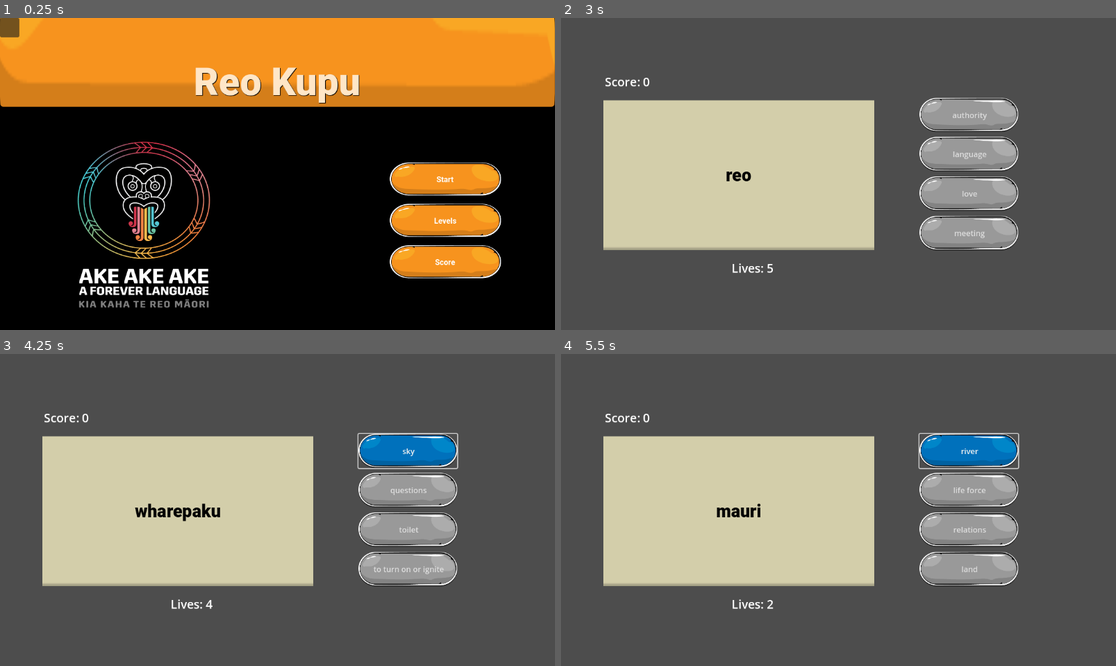
Above: before the commit, frames 1-4 (two rows, left to right).
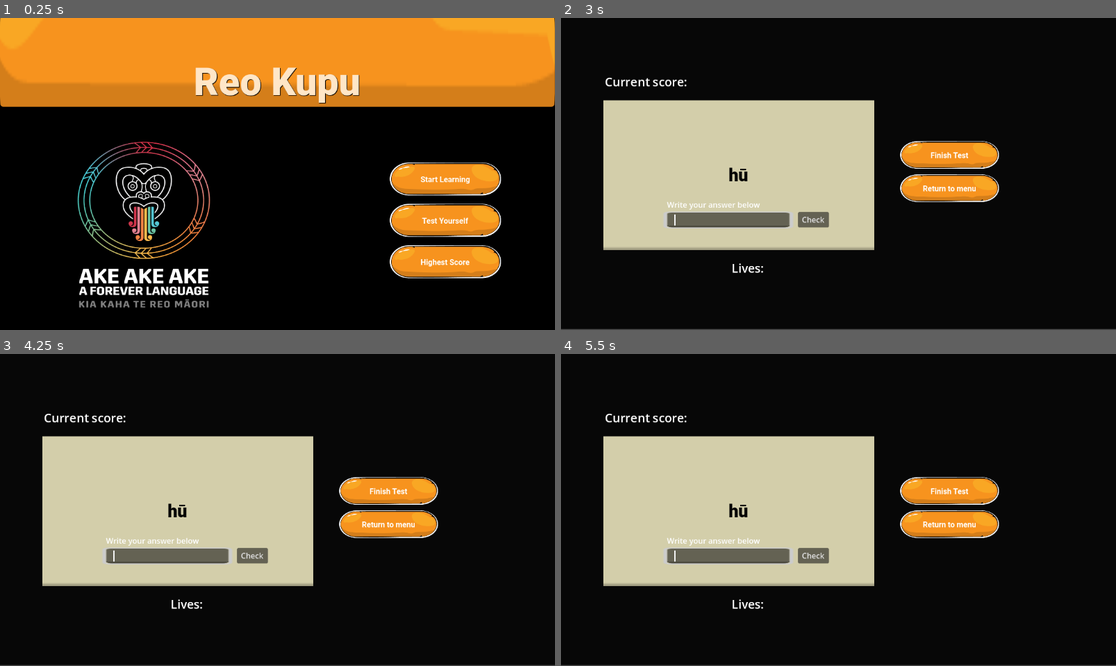
Above: after the commit, the same moments.

Repository: miss-manu/Flashcards-TeReo
Game: Godot game, scene res://Scenes/menu_ui.tscn
The game is run twice, just before and just after one commit, with the same random seed, the same clock (stepped at 60 frames per second) and the same inputs.
Inputs (mouse positions are in pixels of both pictures, inside the frame that each line leads up to):
- Up to frame 1 (0.25 s): no input
- Up to frame 2 (3 s): click (1005, 220) at 0.5 s, where only the run before the commit has a clickable "Levels"; click (1005, 220) at 1.25 s, where only the run after the commit has a clickable "Test Yourself"; click "Score" (after the commit: "Highest Score") at 2 s; click (1005, 180) at 2.75 s, where only the run before the commit has a clickable "Start"
- Up to frame 3 (4.25 s): click (405, 450) at 3.5 s, where only the run before the commit has a clickable "authority"
- Up to frame 4 (5.5 s): click (966, 450) at 4.25 s, where only the run before the commit has a clickable "sky"; click (966, 450) at 5 s, where only the run before the commit has a clickable "big"

The runs differ from the first frame. In frame 1, 0.6% of the frame differs, in the area x 0-85%, y 0-80%; in frame 2, 78%; in frame 3, 78%, in the area x 0-100%, y 0-100%; in frame 4, 78%.

Commit message:
Created kupu manager
Added kupu manager

Diff:
--- a/Scenes/game_ui.tscn
+++ b/Scenes/game_ui.tscn
@@ -1,17 +1,20 @@
-[gd_scene load_steps=11 format=3 uid="uid://cjg8c8ljqbiod"]
+[gd_scene load_steps=13 format=3 uid="uid://cjg8c8ljqbiod"]
 
-[ext_resource type="Script" path="res://Scripts/game_ui.gd" id="1_ffqku"]
+[ext_resource type="Script" uid="uid://c5a2hu47tmbd8" path="res://Scripts/game_ui.gd" id="1_ffqku"]
 [ext_resource type="FontFile" uid="uid://cbh4o7uvh08ww" path="res://UI/Font/Roboto-Black.ttf" id="2_ew2xq"]
 [ext_resource type="Texture2D" uid="uid://6pyyv0qj0mri" path="res://UI/GUI/Gen UI/UI_WINDOW (1).png" id="3_1dylo"]
 [ext_resource type="Texture2D" uid="uid://dhjdhbfwnyaab" path="res://UI/GUI/Buttons/BTN_GRAY_RECT_OUT.png" id="3_feu15"]
 [ext_resource type="Texture2D" uid="uid://bjyq26bquntlu" path="res://UI/GUI/Buttons/BTN_BLUE_RECT_OUT.png" id="4_sdpab"]
 [ext_resource type="Texture2D" uid="uid://d3e27wbumdvqt" path="res://UI/GUI/Buttons/BTN_BLUE_RECT_IN.png" id="5_wnmy0"]
 
+[sub_resource type="CanvasItemMaterial" id="CanvasItemMaterial_1t2s1"]
+
+[sub_resource type="StyleBoxFlat" id="StyleBoxFlat_3t1kc"]
+bg_color = Color(0.0295066, 0.0295066, 0.0295065, 1)
+corner_detail = 1
+
 [sub_resource type="StyleBoxTexture" id="StyleBoxTexture_785wn"]
 texture = ExtResource("3_1dylo")
-
-[sub_resource type="StyleBoxTexture" id="StyleBoxTexture_dpn4j"]
-texture = ExtResource("3_feu15")
 
 [sub_resource type="StyleBoxTexture" id="StyleBoxTexture_ofbnu"]
 texture = ExtResource("4_sdpab")
@@ -19,7 +22,11 @@
 [sub_resource type="StyleBoxTexture" id="StyleBoxTexture_wyk10"]
 texture = ExtResource("5_wnmy0")
 
+[sub_resource type="StyleBoxTexture" id="StyleBoxTexture_dpn4j"]
+texture = ExtResource("3_feu15")
+
 [node name="GameUI" type="Control"]
+material = SubResource("CanvasItemMaterial_1t2s1")
 layout_mode = 3
 anchors_preset = 15
 anchor_right = 1.0
@@ -27,6 +34,12 @@
 grow_horizontal = 2
 grow_vertical = 2
 script = ExtResource("1_ffqku")
+
+[node name="Panel" type="Panel" parent="."]
+layout_mode = 0
+offset_right = 1154.0
+offset_bottom = 646.0
+theme_override_styles/panel = SubResource("StyleBoxFlat_3t1kc")
 
 [node name="ScoreLabel" type="Label" parent="."]
 layout_mode = 1
@@ -92,37 +105,45 @@
 [node name="Answer1_btn" type="Button" parent="ButtonContainer"]
 layout_mode = 2
 size_flags_vertical = 3
-theme_override_styles/normal = SubResource("StyleBoxTexture_dpn4j")
 theme_override_styles/hover = SubResource("StyleBoxTexture_ofbnu")
 theme_override_styles/pressed = SubResource("StyleBoxTexture_wyk10")
+theme_override_styles/normal = SubResource("StyleBoxTexture_dpn4j")
 text = "Answer 1"
 
 [node name="Answer2_btn" type="Button" parent="ButtonContainer"]
 layout_mode = 2
 size_flags_vertical = 3
-theme_override_styles/normal = SubResource("StyleBoxTexture_dpn4j")
 theme_override_styles/hover = SubResource("StyleBoxTexture_ofbnu")
 theme_override_styles/pressed = SubResource("StyleBoxTexture_wyk10")
+theme_override_styles/normal = SubResource("StyleBoxTexture_dpn4j")
 text = "Answer 2"
 metadata/_edit_use_anchors_ = true
 
 [node name="Answer3_btn" type="Button" parent="ButtonContainer"]
 layout_mode = 2
 size_flags_vertical = 3
-theme_override_styles/normal = SubResource("StyleBoxTexture_dpn4j")
 theme_override_styles/hover = SubResource("StyleBoxTexture_ofbnu")
 theme_override_styles/pressed = SubResource("StyleBoxTexture_wyk10")
+theme_override_styles/normal = SubResource("StyleBoxTexture_dpn4j")
 text = "Answer 3"
 metadata/_edit_use_anchors_ = true
 
 [node name="Answer4_btn" type="Button" parent="ButtonContainer"]
 layout_mode = 2
 size_flags_vertical = 3
-theme_override_styles/normal = SubResource("StyleBoxTexture_dpn4j")
 theme_override_styles/hover = SubResource("StyleBoxTexture_ofbnu")
 theme_override_styles/pressed = SubResource("StyleBoxTexture_wyk10")
+theme_override_styles/normal = SubResource("StyleBoxTexture_dpn4j")
 text = "Answer 4"
 metadata/_edit_use_anchors_ = true
+
+[node name="GameOverLabel" type="Label" parent="."]
+layout_mode = 0
+offset_left = 305.0
+offset_top = 239.0
+offset_right = 427.0
+offset_bottom = 262.0
+text = "THis is the label"
 
 [connection signal="pressed" from="ButtonContainer/Answer1_btn" to="." method="_on_answer_1_btn_pressed"]
 [connection signal="pressed" from="ButtonContainer/Answer2_btn" to="." method="_on_answer_2_btn_pressed"]
--- /dev/null
+++ b/Scenes/kupu_test_ui.tscn
@@ -0,0 +1,178 @@
+[gd_scene load_steps=16 format=3 uid="uid://ctu70frtpsfbm"]
+
+[ext_resource type="Script" uid="uid://c08xuxqdc4gyc" path="res://Scripts/kupu_test_ui.gd" id="1_my2vt"]
+[ext_resource type="FontFile" uid="uid://cbh4o7uvh08ww" path="res://UI/Font/Roboto-Black.ttf" id="2_luc31"]
+[ext_resource type="Texture2D" uid="uid://6pyyv0qj0mri" path="res://UI/GUI/Gen UI/UI_WINDOW (1).png" id="3_ulqgi"]
+[ext_resource type="FontFile" uid="uid://cmf81weueq5sl" path="res://UI/Font/Roboto-Bold.ttf" id="4_luc31"]
+[ext_resource type="Texture2D" uid="uid://bnb3kaahmo17q" path="res://UI/GUI/Buttons/BTN_LORANGE_RECT_OUT.png" id="5_ulqgi"]
+[ext_resource type="Texture2D" uid="uid://c06la42ev0t85" path="res://UI/GUI/Buttons/BTN_LORANGE_RECT_IN.png" id="6_edv2g"]
+[ext_resource type="Texture2D" uid="uid://y3a3rf3lqoni" path="res://UI/GUI/Buttons/BTN_ORANGE_RECT_OUT.png" id="7_p73w1"]
+
+[sub_resource type="StyleBoxFlat" id="StyleBoxFlat_my2vt"]
+bg_color = Color(0.0295066, 0.0295066, 0.0295065, 1)
+corner_detail = 1
+
+[sub_resource type="StyleBoxTexture" id="StyleBoxTexture_785wn"]
+texture = ExtResource("3_ulqgi")
+
+[sub_resource type="StyleBoxTexture" id="StyleBoxTexture_8ggex"]
+texture = ExtResource("5_ulqgi")
+
+[sub_resource type="StyleBoxTexture" id="StyleBoxTexture_dek8v"]
+texture = ExtResource("6_edv2g")
+
+[sub_resource type="StyleBoxTexture" id="StyleBoxTexture_ctu0o"]
+texture = ExtResource("7_p73w1")
+
+[sub_resource type="StyleBoxTexture" id="StyleBoxTexture_ixroj"]
+texture = ExtResource("5_ulqgi")
+
+[sub_resource type="StyleBoxTexture" id="StyleBoxTexture_8gx3k"]
+texture = ExtResource("6_edv2g")
+
+[sub_resource type="StyleBoxTexture" id="StyleBoxTexture_jmt7h"]
+texture = ExtResource("7_p73w1")
+
+[node name="Test_UI" type="Control"]
+layout_mode = 3
+anchors_preset = 15
+anchor_right = 1.0
+anchor_bottom = 1.0
+grow_horizontal = 2
+grow_vertical = 2
+script = ExtResource("1_my2vt")
+
+[node name="Panel" type="Panel" parent="."]
+offset_right = 1154.0
+offset_bottom = 646.0
+theme_override_styles/panel = SubResource("StyleBoxFlat_my2vt")
+
+[node name="ScoreLabel" type="Label" parent="."]
+layout_mode = 1
+anchors_preset = 2
+anchor_top = 1.0
+anchor_bottom = 1.0
+offset_left = 91.0
+offset_top = -555.0
+offset_right = 386.0
+offset_bottom = -475.0
+grow_vertical = 0
+theme_override_font_sizes/font_size = 25
+text = "Current score:"
+vertical_alignment = 1
+
+[node name="LivesLabel" type="Label" parent="."]
+layout_mode = 1
+anchors_preset = 2
+anchor_top = 1.0
+anchor_bottom = 1.0
+offset_left = 354.0
+offset_top = -168.0
+offset_right = 649.0
+offset_bottom = -88.0
+grow_vertical = 0
+theme_override_font_sizes/font_size = 25
+text = "Lives:"
+vertical_alignment = 1
+
+[node name="GuessWordLabel" type="Label" parent="."]
+unique_name_in_owner = true
+layout_mode = 1
+anchors_preset = 4
+anchor_top = 0.5
+anchor_bottom = 0.5
+offset_left = 88.0
+offset_top = -153.0
+offset_right = 650.0
+offset_bottom = 158.0
+grow_vertical = 2
+theme_override_colors/font_color = Color(0, 0, 0, 1)
+theme_override_fonts/font = ExtResource("2_luc31")
+theme_override_font_sizes/font_size = 36
+theme_override_styles/normal = SubResource("StyleBoxTexture_785wn")
+text = "Guess Word Display"
+horizontal_alignment = 1
+vertical_alignment = 1
+
+[node name="FeedbackLabel" type="Label" parent="."]
+unique_name_in_owner = true
+layout_mode = 0
+offset_left = 512.0
+offset_top = 176.0
+offset_right = 644.0
+offset_bottom = 199.0
+
+[node name="ButtonContainer" type="VBoxContainer" parent="."]
+layout_mode = 1
+anchors_preset = 6
+anchor_left = 1.0
+anchor_top = 0.5
+anchor_right = 1.0
+anchor_bottom = 0.5
+offset_left = -448.0
+offset_top = -68.0
+offset_right = -243.0
+offset_bottom = 60.0
+grow_horizontal = 0
+grow_vertical = 2
+theme_override_constants/separation = 10
+
+[node name="finish_btn" type="Button" parent="ButtonContainer"]
+layout_mode = 2
+size_flags_vertical = 3
+theme_override_colors/font_hover_color = Color(0.811765, 0.211765, 0.298039, 1)
+theme_override_colors/font_color = Color(1, 1, 1, 1)
+theme_override_colors/font_pressed_color = Color(0.968627, 0.576471, 0.117647, 1)
+theme_override_fonts/font = ExtResource("4_luc31")
+theme_override_styles/hover = SubResource("StyleBoxTexture_8ggex")
+theme_override_styles/pressed = SubResource("StyleBoxTexture_dek8v")
+theme_override_styles/normal = SubResource("StyleBoxTexture_ctu0o")
+text = "Finish Test"
+
+[node name="return_btn" type="Button" parent="ButtonContainer"]
+layout_mode = 2
+size_flags_vertical = 3
+theme_override_colors/font_color = Color(1, 1, 1, 1)
+theme_override_fonts/font = ExtResource("4_luc31")
+theme_override_styles/hover = SubResource("StyleBoxTexture_ixroj")
+theme_override_styles/pressed = SubResource("StyleBoxTexture_8gx3k")
+theme_override_styles/normal = SubResource("StyleBoxTexture_jmt7h")
+text = "Return to menu
+"
+
+[node name="GetUserAnswer" type="Label" parent="."]
+layout_mode = 0
+offset_left = 264.0
+offset_top = 376.0
+offset_right = 411.0
+offset_bottom = 399.0
+
+[node name="Label" type="Label" parent="GetUserAnswer"]
+layout_mode = 0
+offset_left = -44.0
+offset_right = 149.0
+offset_bottom = 23.0
+text = "Write your answer below"
+horizontal_alignment = 1
+
+[node name="LineEdit" type="LineEdit" parent="GetUserAnswer"]
+unique_name_in_owner = true
+layout_mode = 0
+offset_left = -44.0
+offset_top = 28.0
+offset_right = 26.0
+offset_bottom = 59.0
+scale = Vector2(3.64, 1)
+max_length = 20
+
+[node name="Button" type="Button" parent="GetUserAnswer"]
+unique_name_in_owner = true
+layout_mode = 0
+offset_left = 228.0
+offset_top = 27.0
+offset_right = 292.0
+offset_bottom = 59.0
+text = "Check"
+
+[connection signal="pressed" from="ButtonContainer/finish_btn" to="." method="_on_finish_btn_pressed"]
+[connection signal="pressed" from="ButtonContainer/return_btn" to="." method="_on_return_btn_pressed"]
--- a/Scenes/menu_ui.tscn
+++ b/Scenes/menu_ui.tscn
@@ -25,14 +25,14 @@
 axis_stretch_horizontal = 2
 axis_stretch_vertical = 2
 
-[sub_resource type="StyleBoxTexture" id="StyleBoxTexture_m8eyo"]
-texture = ExtResource("2_un0yd")
-
 [sub_resource type="StyleBoxTexture" id="StyleBoxTexture_3iu3s"]
 texture = ExtResource("3_rffbo")
 
 [sub_resource type="StyleBoxTexture" id="StyleBoxTexture_n55h8"]
 texture = ExtResource("4_2bv30")
+
+[sub_resource type="StyleBoxTexture" id="StyleBoxTexture_m8eyo"]
+texture = ExtResource("2_un0yd")
 
 [node name="menu_ui" type="Control"]
 layout_mode = 3
@@ -44,6 +44,7 @@
 script = ExtResource("1_ma8at")
 
 [node name="main_panel" type="Panel" parent="."]
+unique_name_in_owner = true
 layout_mode = 1
 anchors_preset = 15
 anchor_right = 1.0
@@ -94,27 +95,27 @@
 theme_override_constants/separation = 15
 alignment = 1
 
-[node name="start_btn" type="Button" parent="main_panel/ButtonsContainer"]
+[node name="learning_btn" type="Button" parent="main_panel/ButtonsContainer"]
 layout_mode = 2
 size_flags_vertical = 3
+theme_override_colors/font_hover_color = Color(0.811765, 0.211765, 0.298039, 1)
 theme_override_colors/font_color = Color(1, 1, 1, 1)
 theme_override_colors/font_pressed_color = Color(0.968627, 0.576471, 0.117647, 1)
-theme_override_colors/font_hover_color = Color(0.811765, 0.211765, 0.298039, 1)
 theme_override_fonts/font = ExtResource("4_8hf4x")
-theme_override_styles/normal = SubResource("StyleBoxTexture_m8eyo")
 theme_override_styles/hover = SubResource("StyleBoxTexture_3iu3s")
 theme_override_styles/pressed = SubResource("StyleBoxTexture_n55h8")
-text = "Start"
+theme_override_styles/normal = SubResource("StyleBoxTexture_m8eyo")
+text = "Start Learning"
 
-[node name="levels_btn" type="Button" parent="main_panel/ButtonsContainer"]
+[node name="testing_btn" type="Button" parent="main_panel/ButtonsContainer"]
 layout_mode = 2
 size_flags_vertical = 3
 theme_override_colors/font_color = Color(1, 1, 1, 1)
 theme_override_fonts/font = ExtResource("4_8hf4x")
-theme_override_styles/normal = SubResource("StyleBoxTexture_m8eyo")
 theme_override_styles/hover = SubResource("StyleBoxTexture_3iu3s")
 theme_override_styles/pressed = SubResource("StyleBoxTexture_n55h8")
-text = "Levels
+theme_override_styles/normal = SubResource("StyleBoxTexture_m8eyo")
+text = "Test Yourself
 "
 
 [node name="score_btn" type="Button" parent="main_panel/ButtonsContainer"]
@@ -122,16 +123,11 @@
 size_flags_vertical = 3
 theme_override_colors/font_color = Color(1, 1, 1, 1)
 theme_override_fonts/font = ExtResource("4_8hf4x")
-theme_override_styles/normal = SubResource("StyleBoxTexture_m8eyo")
 theme_override_styles/hover = SubResource("StyleBoxTexture_3iu3s")
 theme_override_styles/pressed = SubResource("StyleBoxTexture_n55h8")
-text = "Score"
+theme_override_styles/normal = SubResource("StyleBoxTexture_m8eyo")
+text = "Highest Score"
 
-[node name="levels_panel" type="Panel" parent="."]
-layout_mode = 0
-offset_right = 40.0
-offset_bottom = 40.0
-
-[connection signal="pressed" from="main_panel/ButtonsContainer/start_btn" to="." method="_on_start_btn_pressed"]
-[connection signal="pressed" from="main_panel/ButtonsContainer/levels_btn" to="." method="_on_levels_btn_pressed"]
+[connection signal="pressed" from="main_panel/ButtonsContainer/learning_btn" to="." method="_on_learning_btn_pressed"]
+[connection signal="pressed" from="main_panel/ButtonsContainer/testing_btn" to="." method="_on_testing_btn_pressed"]
 [connection signal="pressed" from="main_panel/ButtonsContainer/score_btn" to="." method="_on_score_btn_pressed"]
--- a/Scripts/game_ui.gd
+++ b/Scripts/game_ui.gd
@@ -5,70 +5,31 @@
 @onready var answer_option3 = $ButtonContainer/Answer3_btn
 @onready var answer_option4 = $ButtonContainer/Answer4_btn
 @onready var guess_word = $GuessWordLabel
+@onready var game_over_label = $GameOverLabel
 
-var words = {}
-var current_word = ""
-var correct_translation = ""
+#var words = {}
+#var current_word = ""
+#var correct_translation = ""
 var score = 0
-var incorrect_guesses = 5
+var incorrect_guess_count = 5
+var max_incorrect = 5
 
 # Called when the node enters the scene tree for the first time
 func _ready():
-	load_words_from_file("res://tereokupu.txt")
+	#load_words_from_file("res://tereokupu.txt")
 	set_new_word()
 	update_score()
-
-func load_words_from_file(file_path):
-	var file = FileAccess.open(file_path, FileAccess.READ)
-
-	if file:
-		while not file.eof_reached():
-			var line = file.get_line()
-			var parts = line.split(",")
-
-			if parts.size() == 2:
-				words[parts[0]] = parts[1]
-
-		file.close()
+#	game_over_label.is_visible = false
 
 func set_new_word():
-	var keys = words.keys()
-	current_word = keys[randi() % keys.size()]
-	correct_translation = words[current_word]
-
-	#styleBox.set("bg_color", Color(0.807, 0.807, 0.797))
-	guess_word.text = current_word
-
-	 # Shuffle all words and pick incorrect options from them
-	var shuffled_words = words.values()
-	shuffled_words.shuffle()
-
-	# Create a shuffled list of translation options
-	var options = [correct_translation]
-
-	# Collect additional incorrect options
-	var incorrect_options = []
-	for word in shuffled_words:
-		if word != correct_translation:
-			incorrect_options.append(word)
-			if incorrect_options.size() >= 3:
-				break
-
-	# Add incorrect options to the list, then clear wrong answers
-	options += incorrect_options
-	incorrect_options.clear()
-
-	options.shuffle()
-
-	# Assign answer options to buttons
-	answer_option1.text = options[0]
-	answer_option2.text = options[1]
-	answer_option3.text = options[2]
-	answer_option4.text = options[3]
+	if incorrect_guess_count >= max_incorrect:
+#		end_quiz()
+		return
+	pass
 
 func update_score():
 	$ScoreLabel.text = "Score: %d" % score
-	$LivesLabel.text = "Lives: %d" % incorrect_guesses
+	$LivesLabel.text = "Lives: %d/%d" % [incorrect_guess_count,max_incorrect]
 
 func _on_answer_1_btn_pressed():
 	check_answer(answer_option1.text)
@@ -83,21 +44,29 @@
 	check_answer(answer_option4.text)
 
 func check_answer(selected_text):
-	if selected_text == correct_translation:
+	#if selected_text == correct_translation:
 		# play a correct tune OR highlight green
 		#styleBox.set("bg_color", Color(0.0, 0.961, 0.157))
-		score += 1
+		#score += 1
 		# add to a 'fill the stars' bar and then progress up a level?
-	else:
+	#else:
 		# lose lives?
-		incorrect_guesses -= 1
-		to_try_again(correct_translation)
+		#incorrect_guess_count -= 1
+		#to_try_again(correct_translation)
 
-	set_new_word()
-	update_score()
+	#set_new_word()
+	#update_score()
+	pass
 
 func to_try_again(incorrect_options):
 	var incorrect_answers = []
 	incorrect_answers.append(incorrect_options)
 
 	print(incorrect_answers)
+
+#func end_quiz():
+#	game_over_label.is_visible = true
+#	game_over_label.text = "Quiz Over!"
+#	$Option1.hide()
+#	$Option2.hide()
+#	$Option3.hide()
--- /dev/null
+++ b/Scripts/kupu_manager.gd
@@ -0,0 +1,63 @@
+#kupu_manager.gd
+extends Node
+
+var vocabulary = {}
+var current_word = ""
+var correct_translation = ""
+
+func _ready() -> void:
+	# Load vocabulary when this singleton is ready
+	load_words_from_file("res://tereokupu.txt")
+	print("KupuManager: Vocabulary loaded and ready!")
+
+func load_words_from_file(file_path):
+	var file = FileAccess.open(file_path, FileAccess.READ)
+
+	if file:
+		while not file.eof_reached():
+			var line = file.get_line()
+			var parts = line.split(",")
+
+			if parts.size() == 2:
+				vocabulary[parts[0]] = parts[1]
+
+		file.close()
+		print("KupuManager: Total words loaded: ", vocabulary.size())
+	else:
+		printerr("KupuManager Error: Could not open file ", file_path) # Use printerr for errors!
+		printerr("Check if 'tereokupu.txt' is in your project root or adjust the path.")
+
+
+# --- Helper functions for your game scenes ---
+func get_random_maori_word() -> String:
+	if vocabulary.is_empty():
+		printerr("KupuManager Error: Vocabulary is empty!")
+		return ""
+	var words = vocabulary.keys()
+	return words[randi() % words.size()]
+
+
+func get_english_translation(maori_word: String) -> String:
+	return vocabulary.get(maori_word, "") # Returns "" if word not found
+
+
+func check_answer(maori_word: String, user_input: String) -> bool:
+	var correct_answer = get_english_translation(maori_word)
+	return user_input.strip_edges().to_lower() == correct_answer.strip_edges().to_lower()
+
+
+func get_random_english_word() -> String:
+	if vocabulary.is_empty():
+		printerr("KupuManager Error: Vocabulary is empty!")
+		return ""
+	var words = vocabulary.values() # Get a list of all English words
+	return words[randi() % words.size()]
+
+
+func get_maori_translation(english_word: String) -> String:
+	# Correct GDScript syntax for iterating dictionary key-value pairs
+	for maori in vocabulary: # 'maori' will be the key (Maori word)
+		var english = vocabulary[maori] # Get the value (English translation) using the key
+		if english == english_word:
+			return maori
+	return "" # Not found
--- /dev/null
+++ b/Scripts/kupu_test_ui.gd
@@ -0,0 +1,61 @@
+# In kupu_test_ui.gd
+extends Control
+
+@onready var question_label = %GuessWordLabel # To display the Maori word
+@onready var feedback_label = %FeedbackLabel # To show "Correct!" or "Incorrect!"
+
+@onready var answer_line_edit = %LineEdit
+@onready var submit_answer_button = %Button
+
+# Assuming KupuManager is set up as an AutoLoad
+var current_maori_word = "" # To keep track of the word currently being tested
+
+func _ready():
+	# Connect signals
+	if answer_line_edit:
+		answer_line_edit.text_submitted.connect(_on_submit_answer)
+	if submit_answer_button:
+		submit_answer_button.pressed.connect(_on_submit_answer)
+
+	# Initialize feedback label
+	feedback_label.visible = false # Start with feedback hidden
+
+	# Display the first word
+	_display_new_word()
+
+func _display_new_word():
+	current_maori_word = KupuManager.get_random_maori_word()
+	question_label.text = current_maori_word # Display the Maori word for translation
+	answer_line_edit.clear()
+	answer_line_edit.grab_focus()
+	feedback_label.visible = false # Hide previous feedback
+
+	print("Current word to translate: ", current_maori_word)
+
+func _on_submit_answer():
+	var user_input = answer_line_edit.text
+	var is_correct = KupuManager.check_answer(current_maori_word, user_input)
+
+	feedback_label.visible = true # Show the feedback label
+
+	if is_correct:
+		feedback_label.text = "Tika! (" + current_maori_word.capitalize() + " means " + KupuManager.get_english_translation(current_maori_word).capitalize() + ")"
+		feedback_label.modulate = Color("00ff00") # Green color for correct
+		await get_tree().create_timer(1.5).timeout # Wait for 1.5 seconds
+		_display_new_word() # Move to the next word
+	else:
+		feedback_label.text = "Hē! Try again. (" + KupuManager.get_english_translation(current_maori_word).capitalize() + ")" # Give a hint
+		feedback_label.modulate = Color("ff0000") # Red color for incorrect
+		answer_line_edit.clear()
+		answer_line_edit.grab_focus()
+
+
+func _on_finish_btn_pressed() -> void:
+	pass # Replace with function body.
+
+
+func _on_return_btn_pressed() -> void:
+	queue_free() # Removes this test_ui scene from its parent
+	# And then you might need to tell the parent to show its elements again
+	get_parent().main_menu_ui.show() # Replace with function body.
+	print("GAME UI scene UNloaded")
--- a/Scripts/menu_ui.gd
+++ b/Scripts/menu_ui.gd
@@ -1,5 +1,7 @@
+#menu_ui.gd
 extends Control
 
+@onready var main_menu_ui = %main_panel
 
 # Called when the node enters the scene tree for the first time.
 func _ready():
@@ -7,17 +9,20 @@
 
 
 # Called every frame. 'delta' is the elapsed time since the previous frame.
-func _process(delta):
+func _process(_delta):
 	pass
 
 
-func _on_start_btn_pressed():
-	get_tree().change_scene_to_file("res://Scenes/game_ui.tscn")
+func _on_learning_btn_pressed() -> void:
+	var test_screen = load("res://Scenes/kupu_test_ui.tscn").instantiate()
+	add_child(test_screen)
+	main_menu_ui.hide()  # Hide the menu content
+	print("GAME UI scene loaded")
 
 
-func _on_levels_btn_pressed():
+func _on_testing_btn_pressed() -> void:
 	pass # Replace with function body.
 
 
-func _on_score_btn_pressed():
+func _on_score_btn_pressed() -> void:
 	pass # Replace with function body.
--- a/project.godot
+++ b/project.godot
@@ -12,8 +12,12 @@
 
 config/name="Flashcards-TeReo"
 run/main_scene="res://Scenes/menu_ui.tscn"
-config/features=PackedStringArray("4.2", "GL Compatibility")
+config/features=PackedStringArray("4.4", "GL Compatibility")
 config/icon="res://icon.svg"
+
+[autoload]
+
+KupuManager="*res://Scripts/kupu_manager.gd"
 
 [rendering]
 
Not shown: 1 places in Scenes/menu_ui.tscn that only renumber resources
Not shown, added: Scripts/game_ui.gd.uid
Not shown, added: Scripts/kupu_manager.gd.uid
Not shown, added: Scripts/kupu_test_ui.gd.uid
Not shown, added: Scripts/menu_ui.gd.uid
Not shown, changed: UI/Font/Roboto-Black.ttf.import
Not shown, changed: UI/Font/Roboto-BlackItalic.ttf.import
Not shown, changed: UI/Font/Roboto-Bold.ttf.import
Not shown, changed: UI/Font/Roboto-BoldItalic.ttf.import
Not shown, changed: UI/Font/Roboto-Italic.ttf.import
Not shown, changed: UI/Font/Roboto-Light.ttf.import
Not shown, changed: UI/Font/Roboto-LightItalic.ttf.import
(and 6 more such lines)
